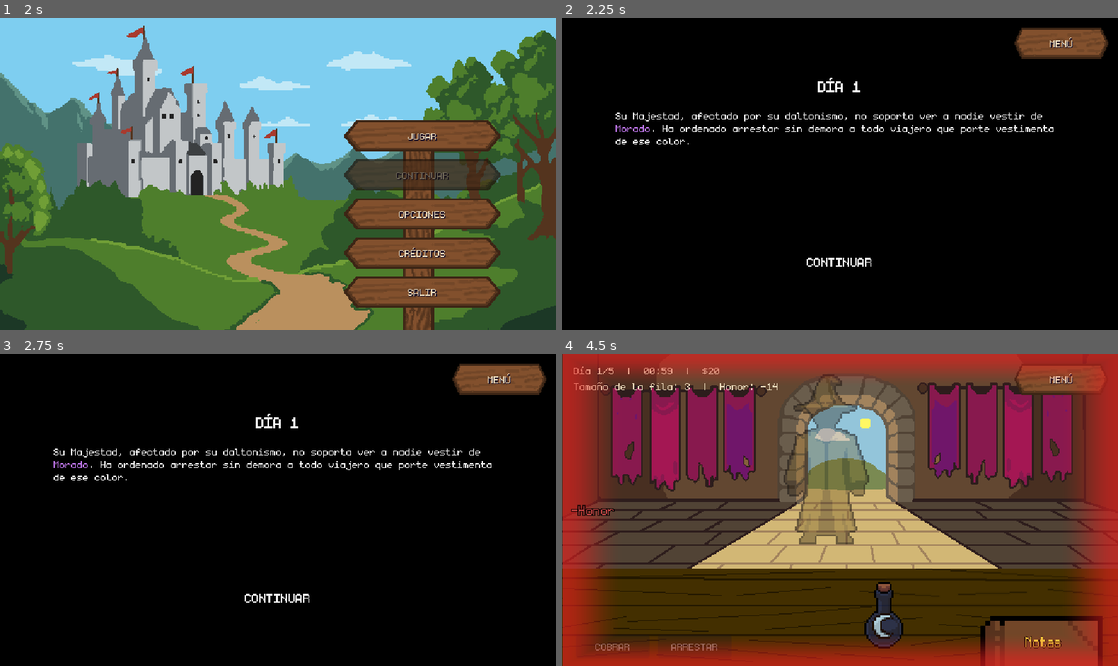
Above: before the commit, frames 1-4 (two rows, left to right).
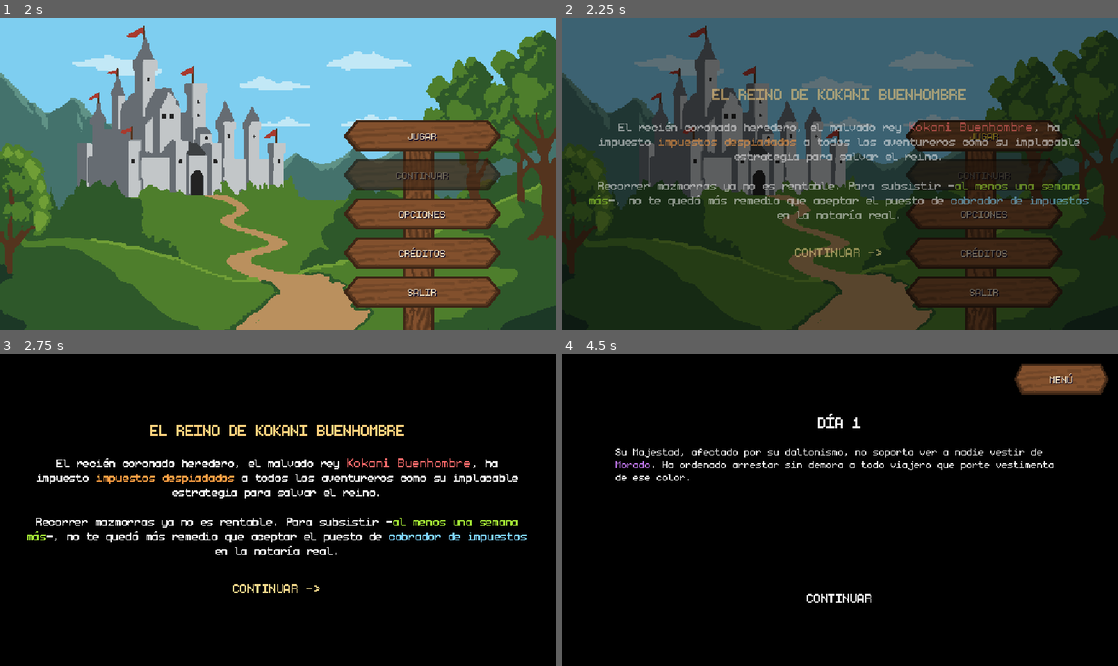
Above: after the commit, the same moments.

Repository: StephenQuispeLipa/Notaria-Aventureros
Game: Godot game, scene res://Scenes/Flow/StudioIntro.tscn
Two runs of this game, one before a commit and one after it. Both use one fixed random seed, a clock stepped at 60 frames per second and the inputs below. Sound files missing from this copy of the repository are replaced by a short silence.
Inputs (mouse positions are in pixels of both pictures, inside the frame that each line leads up to):
- Up to frame 1 (2 s): tap Enter (ui_accept) at 0.5, 0.77 s; move the mouse to (400, 158) at 0.52 s; tap Space at 0.6 s; click (400, 158) at 0.67 s; drag from (166, 189) to (250, 236) at 1.27 s
- Up to frame 2 (2.25 s): click "JUGAR" at 2 s
- Up to frame 3 (2.75 s): no input
- Up to frame 4 (4.5 s): click (840, 588) at 2.75 s, where only the run after the commit has a clickable "CONTINUAR ->"; click "COBRAR" at 3.5 s; click "ARRESTAR" at 4.25 s

Frame 1 is identical in both runs. In frame 2, 99% of the frame differs, in the area x 0-100%, y 0-100%; in frame 3, 6.7%; in frame 4, 99%.

Commit message:
feat: add options menu, day summary flow, and desk view scripts with related audio assets

Diff:
--- a/Scenes/Menus/OptionsMenu.tscn
+++ b/Scenes/Menus/OptionsMenu.tscn
@@ -485,3 +485,62 @@
 theme_override_font_sizes/font_size = 16
 text = "Finales 0/5"
 vertical_alignment = 2
+
+[node name="NewGameOverlay" type="Control" parent="."]
+unique_name_in_owner = true
+visible = false
+layout_mode = 1
+anchors_preset = 15
+anchor_right = 1.0
+anchor_bottom = 1.0
+grow_horizontal = 2
+grow_vertical = 2
+
+[node name="NewGameBg" type="ColorRect" parent="NewGameOverlay"]
+layout_mode = 1
+anchors_preset = 15
+anchor_right = 1.0
+anchor_bottom = 1.0
+grow_horizontal = 2
+grow_vertical = 2
+color = Color(0, 0, 0, 1)
+
+[node name="NewGameVBox" type="VBoxContainer" parent="NewGameOverlay"]
+layout_mode = 1
+anchors_preset = 15
+anchor_right = 1.0
+anchor_bottom = 1.0
+offset_left = 40.0
+offset_top = 24.0
+offset_right = -40.0
+offset_bottom = -24.0
+grow_horizontal = 2
+grow_vertical = 2
+theme_override_constants/separation = 18
+alignment = 1
+
+[node name="NewGameStoryText" type="RichTextLabel" parent="NewGameOverlay/NewGameVBox"]
+unique_name_in_owner = true
+custom_minimum_size = Vector2(520, 40)
+layout_mode = 2
+size_flags_horizontal = 4
+theme_override_colors/default_color = Color(0.94, 0.94, 0.94, 1)
+theme_override_fonts/normal_font = ExtResource("4_mono")
+theme_override_font_sizes/normal_font_size = 18
+bbcode_enabled = true
+text = "[center]Historia[/center]"
+fit_content = true
+scroll_active = false
+
+[node name="BtnStartAdventure" type="Button" parent="NewGameOverlay/NewGameVBox"]
+unique_name_in_owner = true
+layout_mode = 2
+size_flags_horizontal = 4
+focus_mode = 0
+mouse_default_cursor_shape = 2
+theme_override_colors/font_color = Color(0.95, 0.85, 0.55, 1)
+theme_override_colors/font_hover_color = Color(1, 0.95, 0.7, 1)
+theme_override_fonts/font = ExtResource("4_mono")
+theme_override_font_sizes/font_size = 20
+text = "CONTINUAR ->"
+flat = true
--- a/Scripts/Desk/desk_view.gd
+++ b/Scripts/Desk/desk_view.gd
@@ -8,6 +8,7 @@
 const BAG_OF_COINS_SFX: AudioStream = preload("res://Assets/Audio/SFX/bag-of-coins.wav")
 const TOS_SFX: AudioStream = preload("res://Assets/Audio/SFX/tos.wav")
 const ESCRITURA_SFX: AudioStream = preload("res://Assets/Audio/SFX/escritura.wav")
+const DESLIZAMIENTO_SFX: AudioStream = preload("res://Assets/Audio/SFX/deslizamiento.wav")
 
 const VIGNETTE_WHITE := Color(1.0, 1.0, 1.0, 0.9)
 const VIGNETTE_RED := Color(0.95, 0.12, 0.12, 0.95)
@@ -864,7 +865,7 @@
 	entry["removing"] = true
 	_desk_items.erase(entry)
 	_update_action_buttons()
-	_remove_desk_item_animated(entry, true)
+	_remove_desk_item_animated(entry, true, true)
 
 func _on_robar_pressed() -> void:
 	if GameManager.current_day < 3 or _selected_item.is_empty() or bool(_selected_item.get("removing", false)):
@@ -899,16 +900,18 @@
 	entry["removing"] = true
 	_desk_items.erase(entry)
 	_update_action_buttons()
-	_remove_desk_item_animated(entry, false)
-
-func _remove_desk_item_animated(entry: Dictionary, to_right: bool) -> void:
+	_remove_desk_item_animated(entry, false, false)
+
+func _remove_desk_item_animated(entry: Dictionary, to_right: bool, keep_npc_ownership: bool = false) -> void:
+	AudioManager.play_sfx(DESLIZAMIENTO_SFX)
 	entry["removing"] = true
 	var inline_box := entry.get("inline_box") as Control
 	if is_instance_valid(inline_box):
 		inline_box.queue_free()
 	entry.erase("inline_box")
 	_desk_items.erase(entry)
-	_current_npc_items.erase(entry)
+	if not keep_npc_ownership:
+		_current_npc_items.erase(entry)
 	_sync_desk_items_to_save()
 	GameManager.save_game()
 
--- a/Scripts/Flow/day_summary.gd
+++ b/Scripts/Flow/day_summary.gd
@@ -14,9 +14,31 @@
 }
 
 const ITEM_ICONS: Dictionary = {
-	"escudo": preload("res://Assets/Art/Items/PlantillaEscudo_Borde.png"),
-	"libro": preload("res://Assets/Art/Items/PlantillaLibro_Libro_Borde.png"),
-	"pocion": preload("res://Assets/Art/Items/Pocion_Borde.png"),
+	"escudo": {
+		"interior": preload("res://Assets/Art/Items/PlantillaEscudo_Interior.png"),
+		"borde": preload("res://Assets/Art/Items/PlantillaEscudo_Borde.png"),
+	},
+	"libro": {
+		"interior": preload("res://Assets/Art/Items/PlantillaLibro_Libro_Interior.png"),
+		"borde": preload("res://Assets/Art/Items/PlantillaLibro_Libro_Borde.png"),
+	},
+	"pocion": {
+		"interior": preload("res://Assets/Art/Items/Pocion_Interior.png"),
+		"borde": preload("res://Assets/Art/Items/Pocion_Borde.png"),
+	},
+}
+
+const DECO_CLASSES: Dictionary = {
+	"corona": {"label": "Realeza", "color": Color(0.95, 0.89, 0.74, 1.0)},
+	"calavera": {"label": "Nigromante", "color": Color(0.55, 0.14, 0.16, 1.0)},
+	"luna": {"label": "Mago", "color": Color(0.16, 0.24, 0.52, 1.0)},
+	"ojo": {"label": "Vidente", "color": Color(0.14, 0.14, 0.17, 1.0)},
+	"hacha": {"label": "Carpintero", "color": Color(0.52, 0.33, 0.20, 1.0)},
+	"espada": {"label": "Carpintero", "color": Color(0.52, 0.33, 0.20, 1.0)},
+	"fuego": {"label": "Alquimista", "color": Color(0.52, 0.54, 0.58, 1.0)},
+	"gema": {"label": "Joyero", "color": Color(0.52, 0.22, 0.72, 1.0)},
+	"esmeralda": {"label": "Naturista", "color": Color(0.15, 0.45, 0.22, 1.0)},
+	"moneda": {"label": "Mercader", "color": Color(0.78, 0.82, 0.88, 1.0)},
 }
 
 @onready var left_title: Label = %LeftTitle
@@ -74,28 +96,57 @@
 			if not (item is Dictionary):
 				continue
 			var row := HBoxContainer.new()
-			row.add_theme_constant_override("separation", 4)
-
-			var icon := TextureRect.new()
-			icon.texture = ITEM_ICONS.get(str(item.get("type_id", "escudo")), ITEM_ICONS["escudo"])
-			icon.texture_filter = CanvasItem.TEXTURE_FILTER_NEAREST
-			icon.custom_minimum_size = Vector2(14, 14)
-			icon.expand_mode = TextureRect.EXPAND_IGNORE_SIZE
-			icon.stretch_mode = TextureRect.STRETCH_KEEP_ASPECT_CENTERED
-			row.add_child(icon)
-
-			var type_name: String = ITEM_TYPE_NAMES.get(str(item.get("type_id", "escudo")), "Objeto")
+			row.add_theme_constant_override("separation", 6)
+
+			var t_id := str(item.get("type_id", "escudo"))
+			var deco := str(item.get("deco", "corona"))
+			var icon_set: Dictionary = ITEM_ICONS.get(t_id, ITEM_ICONS["escudo"])
+			var deco_info: Dictionary = DECO_CLASSES.get(deco, {"label": "Aventurero", "color": Color(0.8, 0.8, 0.8, 1.0)})
+
+			var icon_box := Control.new()
+			icon_box.custom_minimum_size = Vector2(32, 32)
+			var icon_int := TextureRect.new()
+			icon_int.texture = icon_set["interior"]
+			icon_int.texture_filter = CanvasItem.TEXTURE_FILTER_NEAREST
+			icon_int.expand_mode = TextureRect.EXPAND_IGNORE_SIZE
+			icon_int.stretch_mode = TextureRect.STRETCH_KEEP_ASPECT_CENTERED
+			icon_int.set_anchors_preset(Control.PRESET_FULL_RECT)
+			var tint: Color = deco_info["color"]
+			if t_id == "libro":
+				tint = tint.darkened(0.22)
+			elif t_id == "pocion":
+				tint.a = 0.75
+			icon_int.self_modulate = tint
+			icon_box.add_child(icon_int)
+
+			var icon_borde := TextureRect.new()
+			icon_borde.texture = icon_set["borde"]
+			icon_borde.texture_filter = CanvasItem.TEXTURE_FILTER_NEAREST
+			icon_borde.expand_mode = TextureRect.EXPAND_IGNORE_SIZE
+			icon_borde.stretch_mode = TextureRect.STRETCH_KEEP_ASPECT_CENTERED
+			icon_borde.set_anchors_preset(Control.PRESET_FULL_RECT)
+			icon_box.add_child(icon_borde)
+			row.add_child(icon_box)
+
+			var info_vbox := VBoxContainer.new()
+			info_vbox.size_flags_horizontal = Control.SIZE_EXPAND_FILL
+			info_vbox.add_theme_constant_override("separation", 1)
+
+			var type_name: String = ITEM_TYPE_NAMES.get(t_id, "Objeto")
+			var class_name_str: String = str(deco_info["label"])
 			var val := int(item.get("value", 1))
 			var lbl := Label.new()
-			lbl.text = "%s $%d" % [type_name, val]
-			lbl.size_flags_horizontal = Control.SIZE_EXPAND_FILL
+			lbl.text = "%s de %s ($%d)" % [type_name, class_name_str, val]
 			lbl.add_theme_font_override("font", BOOK_FONT)
 			lbl.add_theme_font_size_override("font_size", 12)
 			lbl.add_theme_color_override("font_color", Color(0.22, 0.14, 0.16, 1.0))
-			row.add_child(lbl)
+			info_vbox.add_child(lbl)
+
+			var actions_row := HBoxContainer.new()
+			actions_row.add_theme_constant_override("separation", 10)
 
 			var btn_sell := Button.new()
-			btn_sell.text = "VENDER"
+			btn_sell.text = "[VENDER]"
 			btn_sell.flat = true
 			btn_sell.focus_mode = Control.FOCUS_NONE
 			btn_sell.mouse_default_cursor_shape = Control.CURSOR_POINTING_HAND
@@ -105,7 +156,7 @@
 			btn_sell.add_theme_color_override("font_hover_color", Color(0.08, 0.65, 0.2, 1.0))
 
 			var btn_keep := Button.new()
-			btn_keep.text = "MANTENER"
+			btn_keep.text = "[MANTENER]"
 			btn_keep.flat = true
 			btn_keep.focus_mode = Control.FOCUS_NONE
 			btn_keep.mouse_default_cursor_shape = Control.CURSOR_POINTING_HAND
@@ -126,12 +177,14 @@
 			btn_keep.pressed.connect(func():
 				btn_sell.disabled = true
 				btn_keep.disabled = true
-				btn_keep.text = "GUARDADO"
+				btn_keep.text = "[GUARDADO]"
 				_update_stolen_right_summary()
 			)
 
-			row.add_child(btn_sell)
-			row.add_child(btn_keep)
+			actions_row.add_child(btn_sell)
+			actions_row.add_child(btn_keep)
+			info_vbox.add_child(actions_row)
+			row.add_child(info_vbox)
 			stolen_list.add_child(row)
 
 	_update_stolen_right_summary()
--- a/Scripts/Menus/options_menu.gd
+++ b/Scripts/Menus/options_menu.gd
@@ -54,6 +54,9 @@
 @onready var audio_open: AudioStreamPlayer = %AudioOpen
 @onready var audio_close: AudioStreamPlayer = %AudioClose
 @onready var endings_label: Label = %EndingsLabel
+@onready var new_game_overlay: Control = %NewGameOverlay
+@onready var new_game_story_text: RichTextLabel = %NewGameStoryText
+@onready var btn_start_adventure: Button = %BtnStartAdventure
 
 func _ready() -> void:
 	scroll_panel.visible = false
@@ -78,6 +81,7 @@
 
 	btn_confirm_exit.pressed.connect(_on_confirm_exit_pressed)
 	btn_cancel_exit.pressed.connect(_on_cancel_exit_pressed)
+	btn_start_adventure.pressed.connect(_on_start_adventure_pressed)
 
 	var sign_buttons: Array[TextureButton] = [
 		sign_jugar,
@@ -187,9 +191,23 @@
 
 func _on_jugar_pressed() -> void:
 	AudioManager.play_sfx(PLAY_SFX)
+	if scroll_panel.visible:
+		close_parchment()
+	new_game_story_text.text = (
+		"[center][color=#ffd27d][font_size=24]EL REINO DE KOKANI BUENHOMBRE[/font_size][/color]\n\n"
+		+ "El recién coronado heredero, el malvado rey [color=#ff6b6b][font_size=20]Kokani Buenhombre[/font_size][/color], "
+		+ "ha impuesto [color=#ff9f43]impuestos despiadados[/color] a todos los aventureros como su implacable estrategia para salvar el reino.\n\n"
+		+ "Recorrer mazmorras ya no es rentable. Para subsistir —[color=#a3e635]al menos una semana más[/color]—, "
+		+ "no te quedó más remedio que aceptar el puesto de [color=#7dd3fc]cobrador de impuestos[/color] en la notaría real.[/center]"
+	)
+	new_game_overlay.modulate.a = 0.0
+	new_game_overlay.visible = true
+	var tween := create_tween()
+	tween.tween_property(new_game_overlay, "modulate:a", 1.0, 0.35).set_ease(Tween.EASE_OUT)
+
+func _on_start_adventure_pressed() -> void:
+	AudioManager.play_sfx(PLAY_SFX)
 	GameManager.start_new_game()
-	if scroll_panel.visible:
-		close_parchment()
 	get_tree().change_scene_to_file("res://Scenes/Desk/Desk_View.tscn")
 
 func _on_continuar_pressed() -> void:
Not shown, added: Assets/Audio/SFX/deslizamiento.wav
